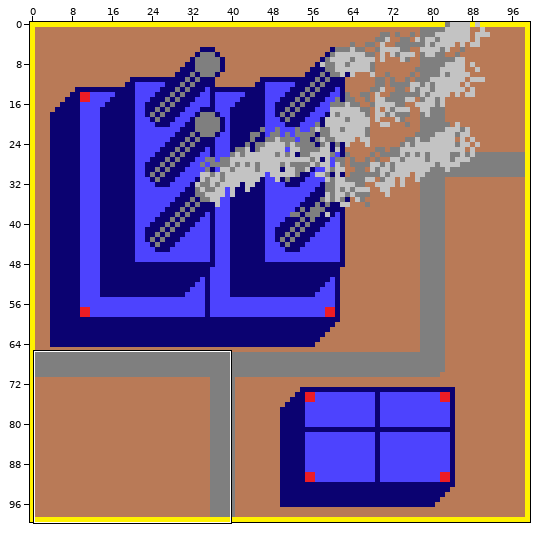
File history of a sprite sheet, src/Mirage.Urbanization.Resources/Tiles/Clusters/StaticZones/CoalPowerPlantZoneClusterConsumption_2.png. The first picture is a wide view before the edit; the outline marks the close-up.
Close-up. Before the edit:
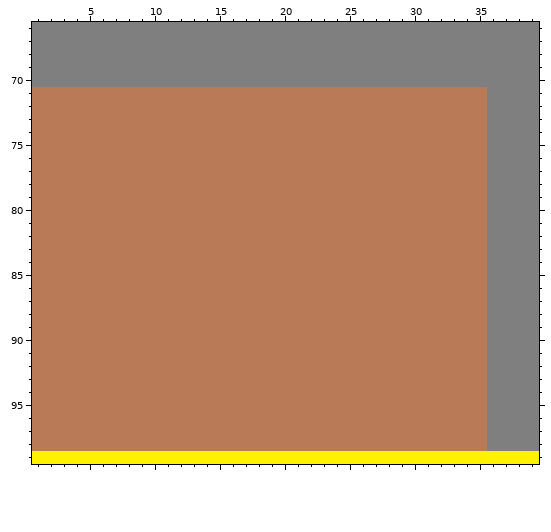
The file is 100x100 pixels. Colours within 5 levels of each other are drawn and written as one. Shown: x 1..39, y 66..99. The commit also changed other parts of the picture, which this record leaves out.
And afterwards:
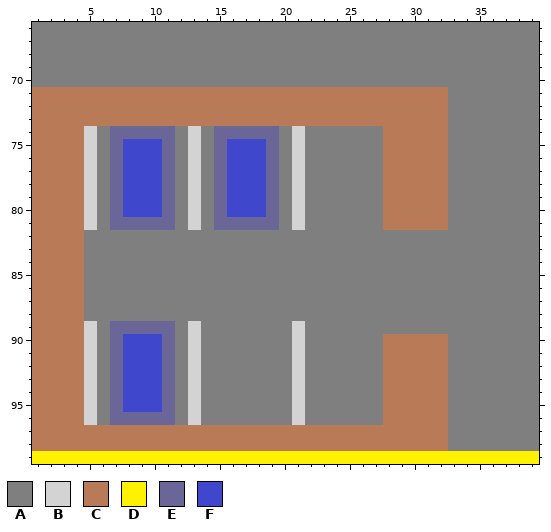
Palette (. is transparent): A #7f7f7f  B #d3d3d3  C #b97a57  D #fff200  E #6a6798  F #3f48cc
The exact change:
The edit turns colour C into colour A in rows 71 to 73 at x 33 to 35; in rows 74 to 81 at x 6, 12, 14, 20, 22 to 27 and 33 to 35; in rows 82 to 88 at x 5 to 35; in row 89 at x 6, 12, 14 to 20 and 22 to 35; in rows 90 to 96 at x 6, 12, 14 to 20, 22 to 27 and 33 to 35; in rows 97 to 98 at x 33 to 35.
The edit turns colour C into colour B in rows 74 to 81 at x 5, 13 and 21; in rows 89 to 96 at x 5, 13 and 21.
The edit turns colour C into colour E in row 74 at x 7 to 11 and 15 to 19; in rows 75 to 80 at x 7, 11, 15 and 19; in row 81 at x 7 to 11 and 15 to 19; in row 89 at x 7 to 11; in rows 90 to 95 at x 7 and 11; in row 96 at x 7 to 11.
The edit turns colour C into colour F in rows 75 to 80 at x 8 to 10 and 16 to 18; in rows 90 to 95 at x 8 to 10.
